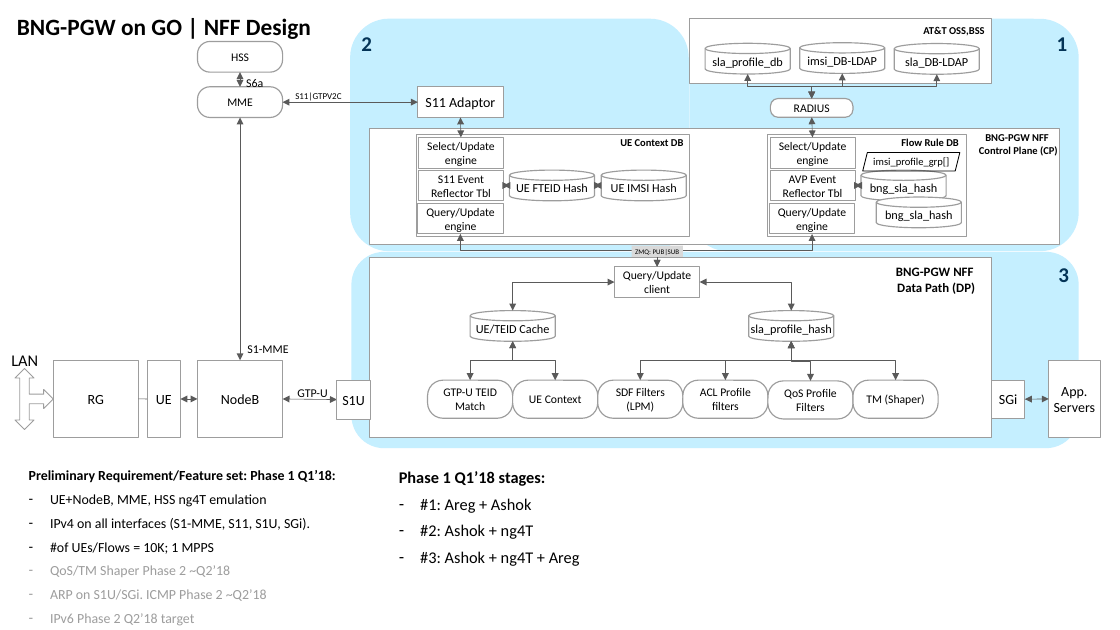
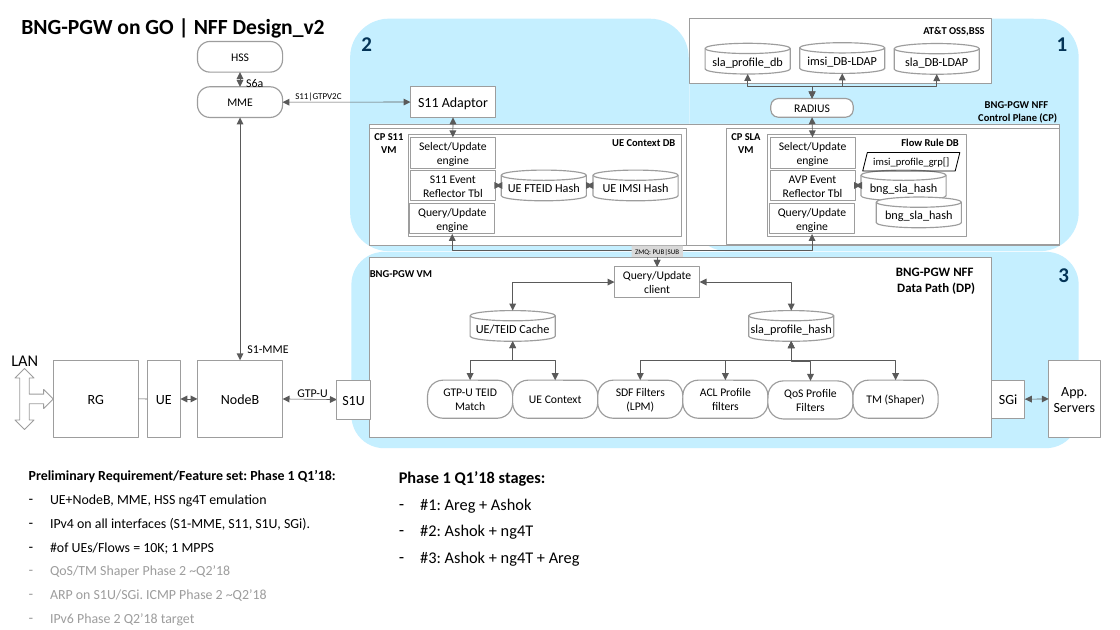
Before and after one commit to shuoranliu/nff-go, a slide deck: slide 5 of Fixed-BNG-PGW_GO-NFF.pptx. Drawn at 1120x630 pixels with LibreOffice and Linux fonts; fonts in the diff are those of the drawing; background and template pictures are left out. Boxes give left, top, right and bottom in pixels: in the first picture for what was removed or moved away, otherwise in the second. Text is boxed around its words. In the diff, an @@ line names an element or a change of style, - is before the commit and + after.

Commit message:
Add files via upload
Updated BNG CP s11 sla PGWU-NFF VM network configuration w/ test infrastructure. Refer slide 5 "BNG-PGW on GO | NFF Design_v2
"

```diff
--- a/Fixed-BNG-PGW_GO-NFF.pptx
+++ b/Fixed-BNG-PGW_GO-NFF.pptx
@@ text at [21, 19, 325, 38]: text changed; size 20 to 18.5 pt @@
-BNG-PGW on GO | NFF Design
+BNG-PGW on GO | NFF Design_v2
@@ rounded rectangle "1": place and size @@
-rounded rectangle "1" at [1057, 37, 1068, 51]
+rounded rectangle "1" at [690, 18, 1080, 251]
@@ double arrow moved from (282, 103) - (418, 103) to (282, 103) - (411, 102) @@
@@ 2 double arrows, 1 rectangle, 1 cylinder, 1 text: place and size @@
-2 double arrows, 1 rectangle, 1 cylinder, 1 text at [418, 87, 684, 202]
+2 double arrows, 1 rectangle, 1 cylinder, 1 text at [411, 87, 676, 202]
@@ text "BNG-PGW NFF": place and size @@
-text "BNG-PGW NFF" at [979, 134, 1058, 156]
+text "BNG-PGW NFF" at [978, 101, 1057, 123]
@@ rectangle added at [370, 124, 1059, 245], fill #FFFFFF, outline #9E9E9E 0.75 pt @@
@@ rectangle added at [370, 129, 686, 245], fill #FFFFFF, outline #9E9E9E 0.75 pt @@
@@ text added at [374, 133, 404, 153], 9 pt, text #000000, bold @@
+CP S11 VM
@@ rectangle: place and size @@
-rectangle at [370, 128, 1059, 245]
+rectangle at [727, 128, 1060, 245]
@@ text added at [731, 133, 761, 153], 9 pt, text #000000, bold @@
+CP SLA VM
@@ 4 rectangles, 1 cylinder, 1 double arrow: place and size @@
-4 rectangles, 1 cylinder, 1 double arrow at [417, 134, 690, 236]
+4 rectangles, 1 cylinder, 1 double arrow at [408, 134, 681, 236]
@@ elbow double arrow moved from (460, 234) - (657, 267) to (452, 234) - (657, 267) @@
@@ text added at [370, 270, 432, 277], 9 pt, text #000000, bold @@
+BNG-PGW VM
```
Also in this commit, not shown: 1 slide added.
